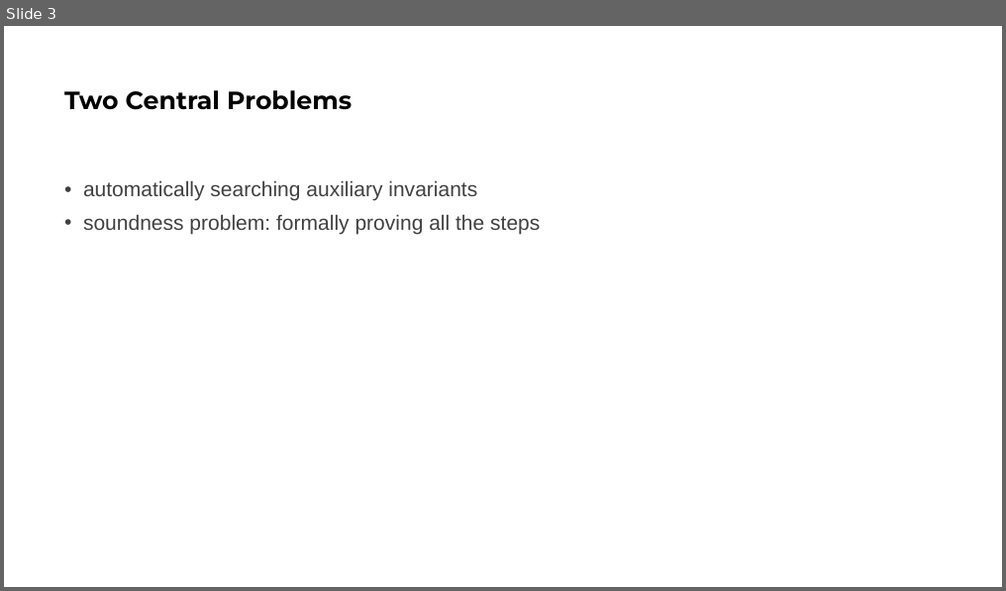
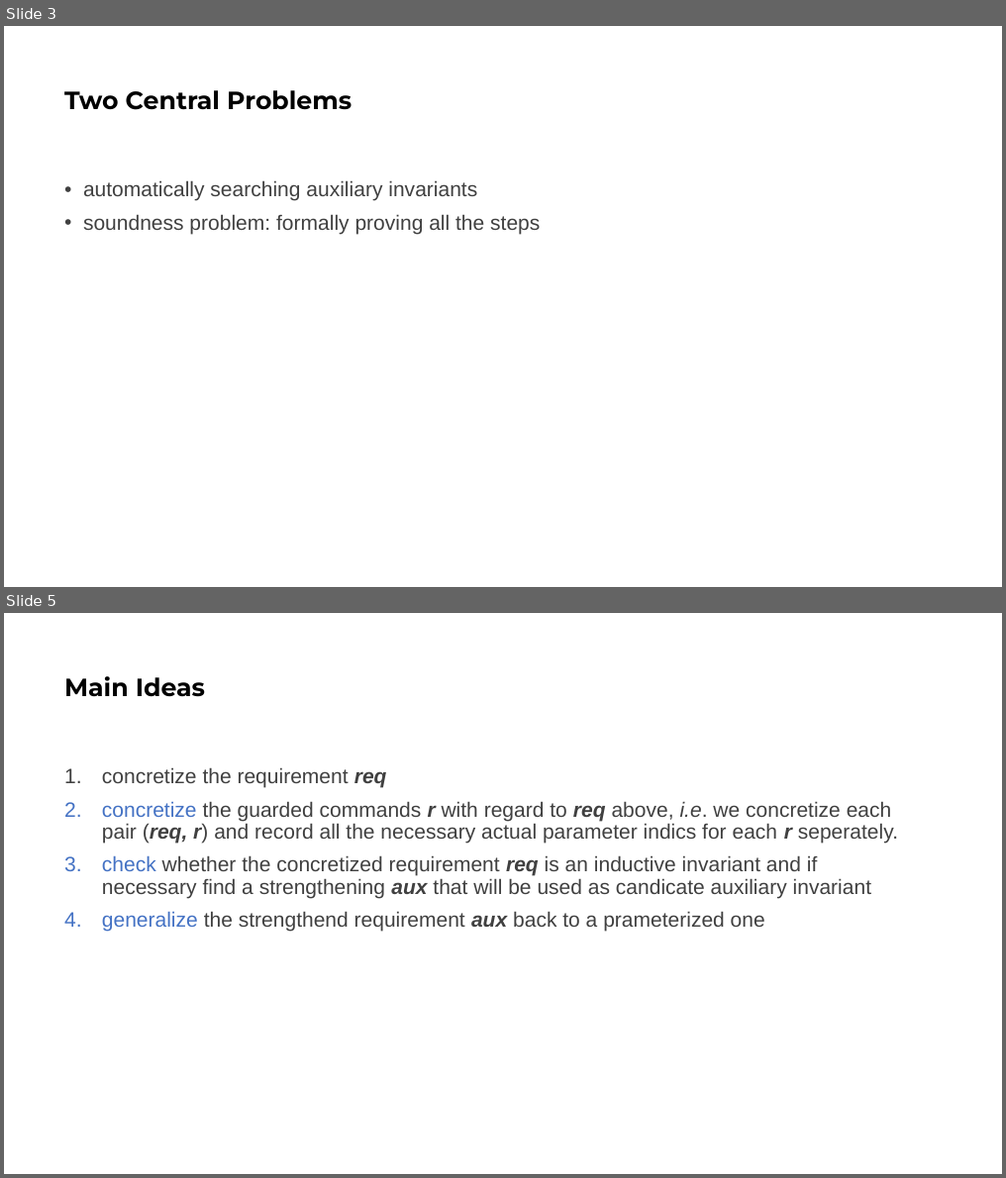
Before and after one commit to bacmive/paper_notes, a slide deck: notes9-paraverifier.pptx. Shown one above the other, each under a label of ours: slide 3 before the commit, slides 3 and 5 after it; the slides between them are not shown. The pictures are 1006x591 and 1006x1178 pixels, drawn with LibreOffice and Linux fonts; fonts in the diff are those of the drawing. Boxes give left, top, right and bottom in pixels: in the first picture for what was removed or moved away, otherwise in the second. Text is boxed around its words. In the diff, an @@ line names an element or a change of style, - is before the commit and + after.

```diff
--- a/notes9-paraverifier.pptx
+++ b/notes9-paraverifier.pptx
@@ slide 5 added at (x1=4, y1=613, x2=1002, y2=1174), background #FFFFFF @@
@@ title added at (x1=64, y1=676, x2=205, y2=697), 24 pt, text #000000, bold @@
+Main Ideas
@@ text added at (x1=102, y1=767, x2=898, y2=932), 20 pt, text #404040 @@
+1. concretize the requirement req
+2. concretize the guarded commands r with regard to req above, i.e. we concretize each pair (req, r) and record all the necessary actual parameter indics for each r seperately.
+3. check whether the concretized requirement req is an inductive invariant and if necessary find a strengthening aux that will be used as candicate auxiliary invariant
+4. generalize the strengthend requirement aux back to a prameterized one
```
Also in this commit, not shown: 3 slides changed, 11 other slides added, 7 slides removed, 1 other file.
